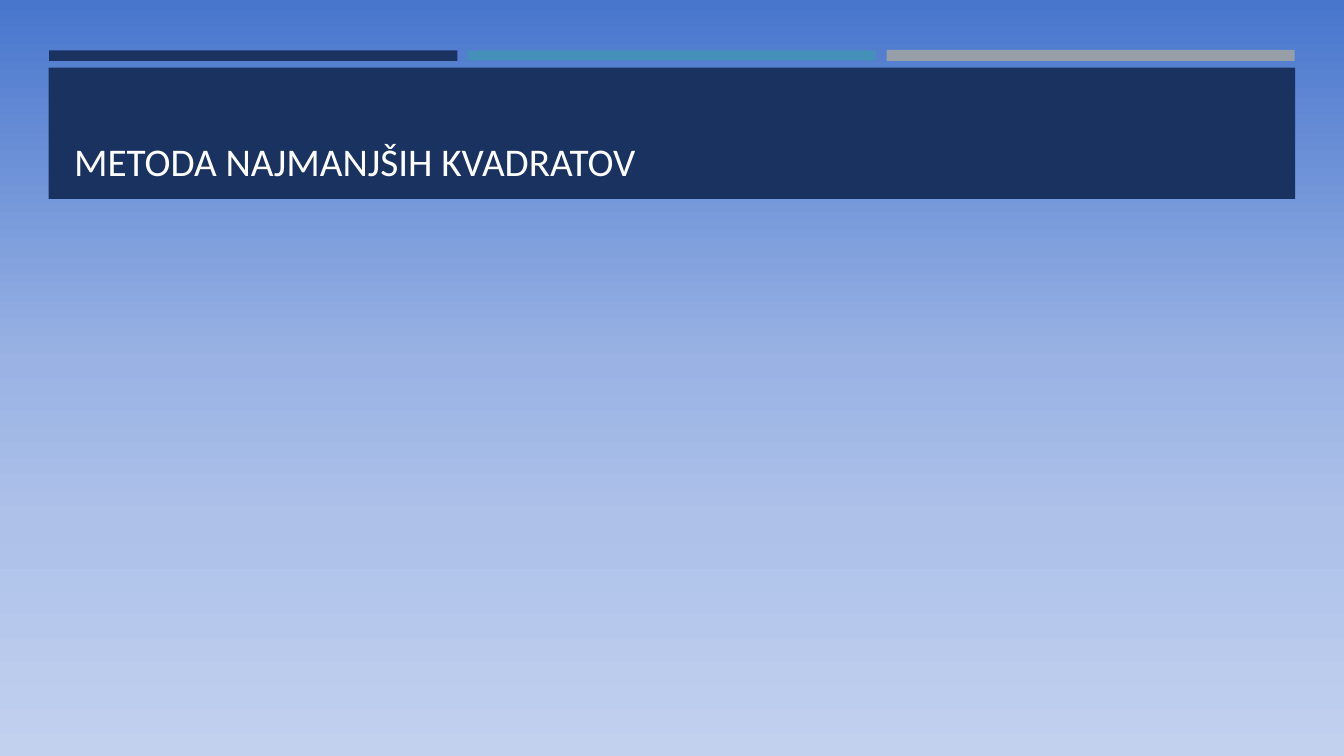
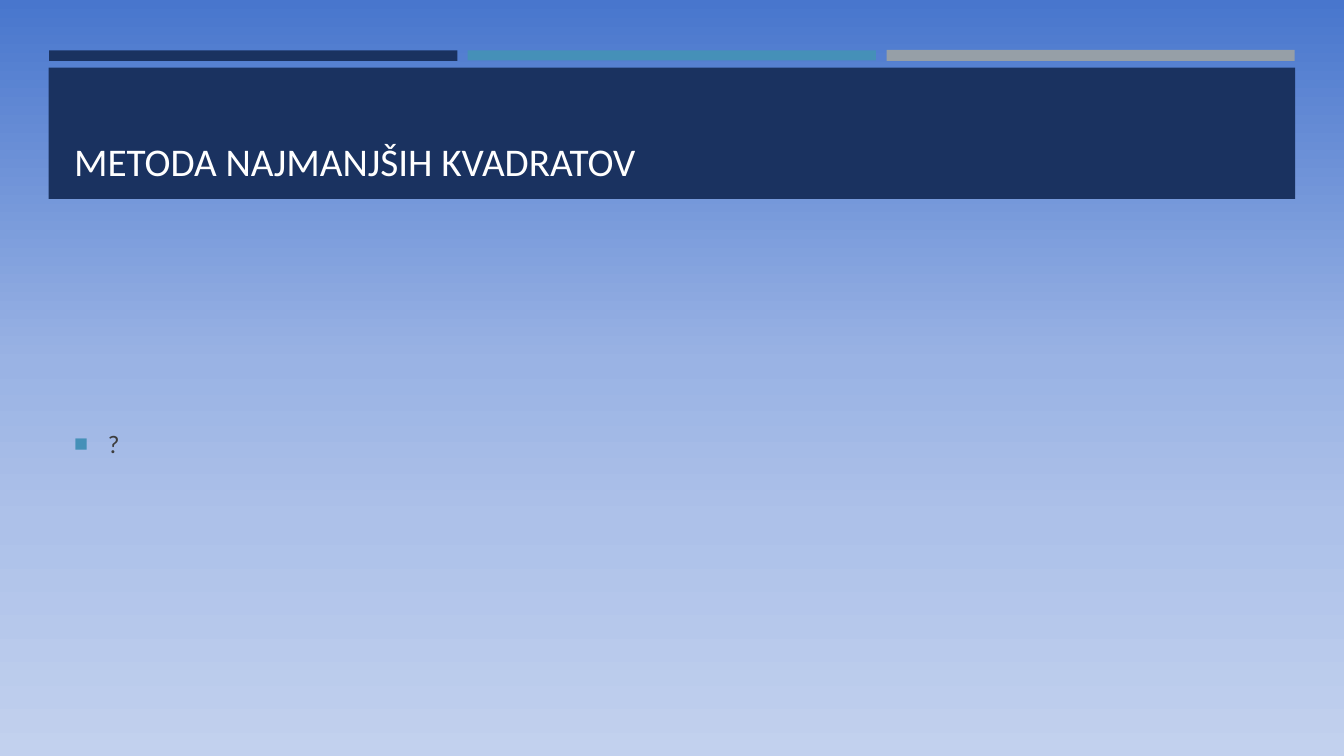
Before and after one commit to KalcMatej99/MM-Project, a slide deck: slide 4 of Prepoznavanje ročno napisanih števk.pptx. Drawn at 1344x756 pixels with LibreOffice and Linux fonts; fonts in the diff are those of the drawing. Boxes give left, top, right and bottom in pixels: in the first picture for what was removed or moved away, otherwise in the second. Text is boxed around its words. In the diff, an @@ line names an element or a change of style, - is before the commit and + after.

```diff
--- a/Prepoznavanje ročno napisanih števk.pptx
+++ b/Prepoznavanje ročno napisanih števk.pptx
@@ text added at (x1=65, y1=240, x2=1280, y2=645), 18 pt, text #3D3D3D @@
+■ ?
```
Also in this commit, not shown: 2 other slides changed, 1 slide added.
